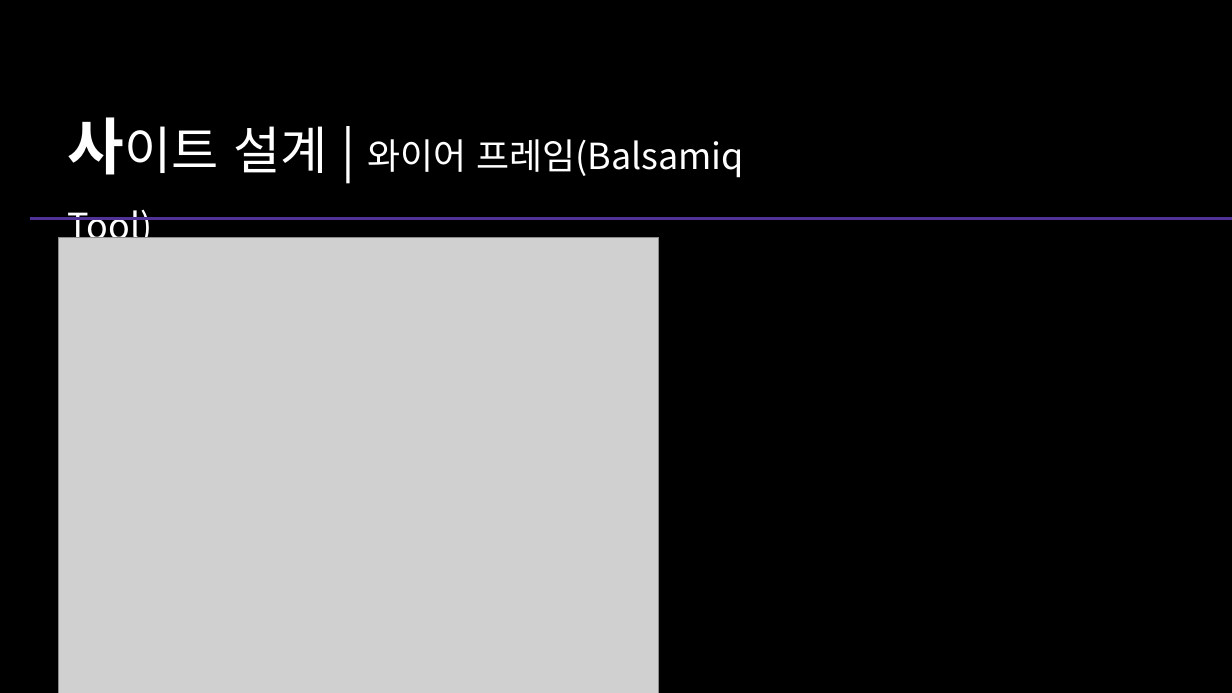
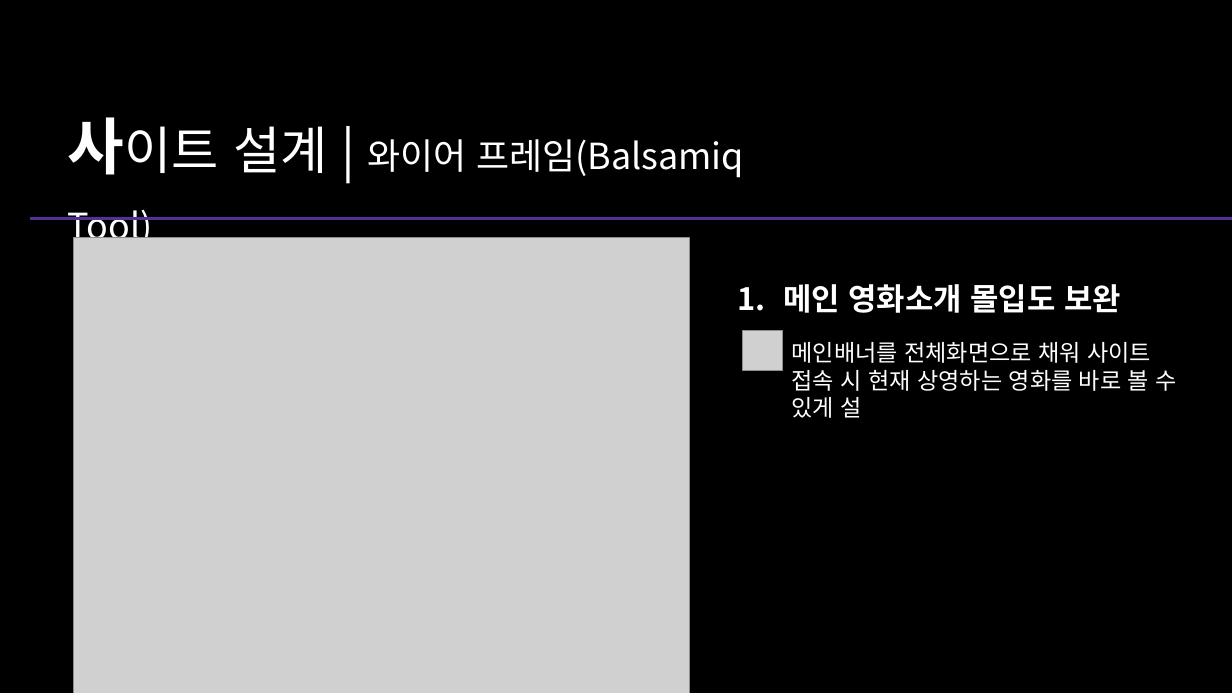
Before and after one commit to parkjjung79/FED-RF-2023-Project-PJH, a slide deck: slide 5 of 가이드문서.pptx. Drawn at 1232x693 pixels with LibreOffice and Linux fonts; fonts in the diff are those of the drawing; grey boxes stand for pictures. Boxes give left, top, right and bottom in pixels: in the first picture for what was removed or moved away, otherwise in the second. Text is boxed around its words. In the diff, an @@ line names an element or a change of style, - is before the commit and + after.

Commit message:
ss

```diff
--- a/가이드문서.pptx
+++ b/가이드문서.pptx
@@ picture: place and size @@
-picture at (58,238,659,693)
+picture at (73,238,689,693)
@@ text added at (783,284,1121,313), 24 pt, text #FFFFFF, bold @@
+1. 메인 영화소개 몰입도 보완
@@ picture added at (742,330,783,371) @@
@@ text added at (792,342,1177,418), 18 pt, text #FFFFFF @@
+메인배너를 전체화면으로 채워 사이트
+접속 시 현재 상영하는 영화를 바로 볼 수
+있게 설
```
